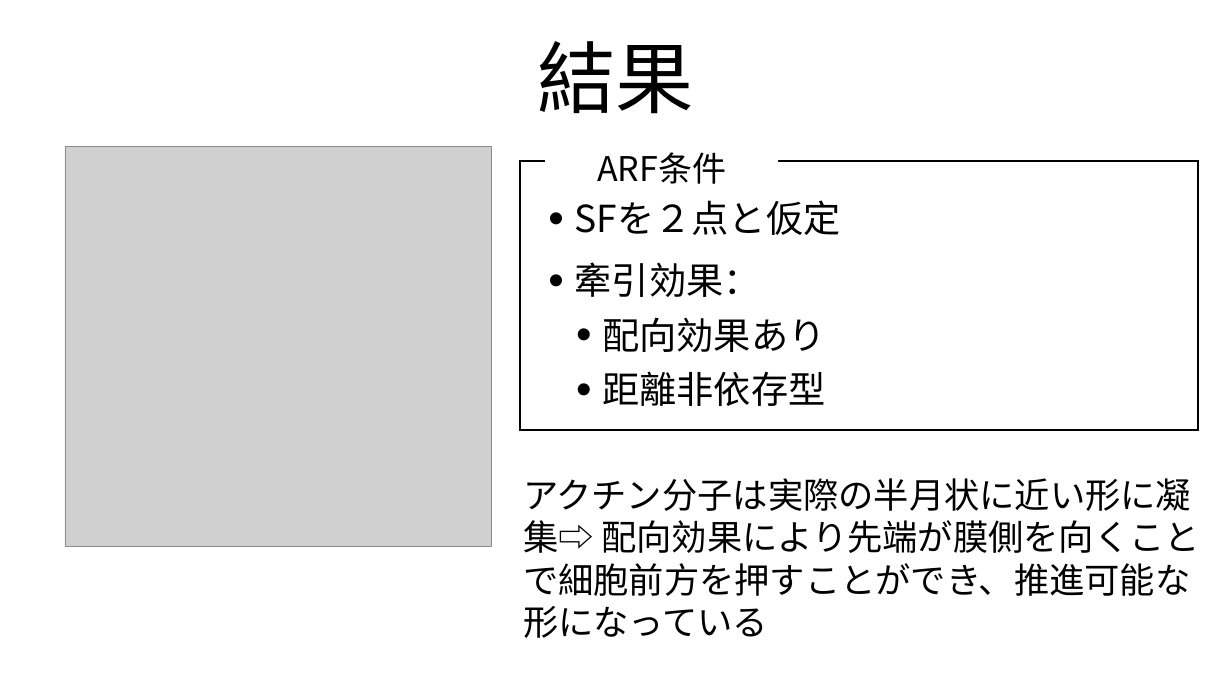
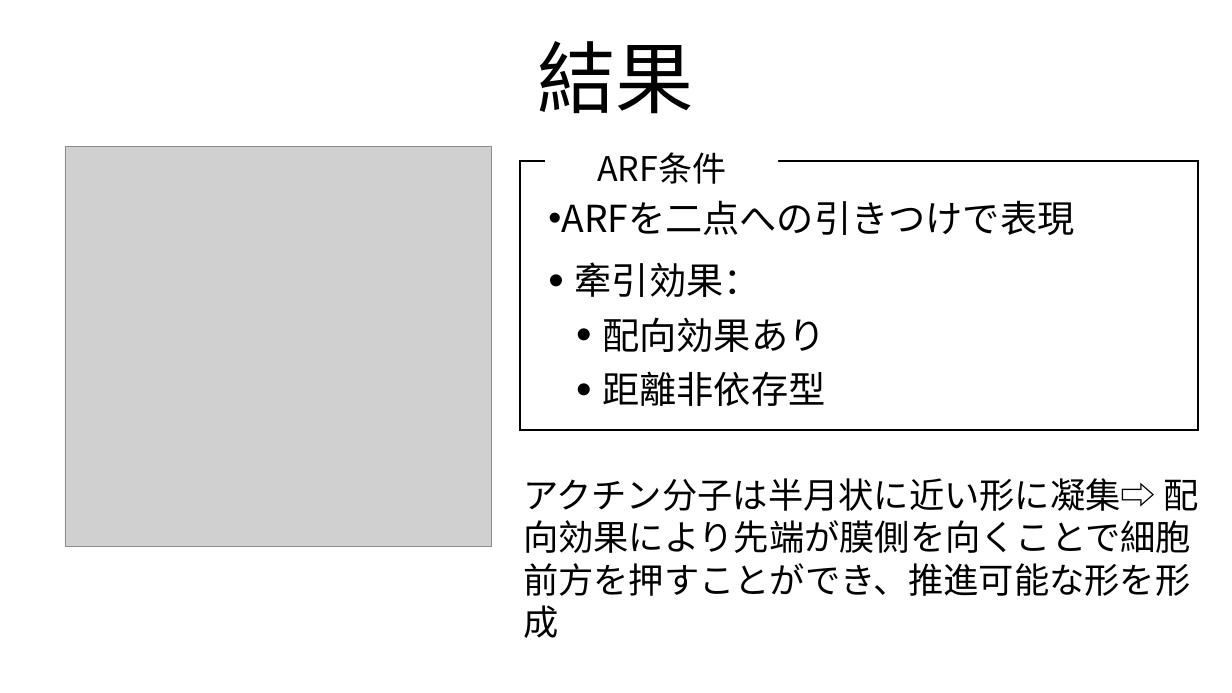
Before and after one commit to tokumaga81/ackera, a slide deck: slide 27 of tokunaga_mp.pptx. Drawn at 1232x693 pixels with LibreOffice and Linux fonts; fonts in the diff are those of the drawing; grey boxes stand for pictures. Boxes give left, top, right and bottom in pixels: in the first picture for what was removed or moved away, otherwise in the second. Text is boxed around its words. In the diff, an @@ line names an element or a change of style, - is before the commit and + after.

```diff
--- a/tokunaga_mp.pptx
+++ b/tokunaga_mp.pptx
@@ text added at bbox=[561, 200, 1074, 235], 58 pt, text #000000 @@
+• ARFを二点への引きつけで表現
@@ text removed at bbox=[575, 200, 841, 235] @@
-• SFを２点と仮定
@@ text at bbox=[523, 478, 1199, 638]: text changed @@
-アクチン分子は実際の半月状に近い形に凝集⇨ 配向効果により先端が膜側を向くことで細胞前方を押すことができ、推進可能な形になっている
+アクチン分子は半月状に近い形に凝集⇨ 配向効果により先端が膜側を向くことで細胞前方を押すことができ、推進可能な形を形成
```
Also in this commit, not shown: 18 other slides changed, 2 other files.
